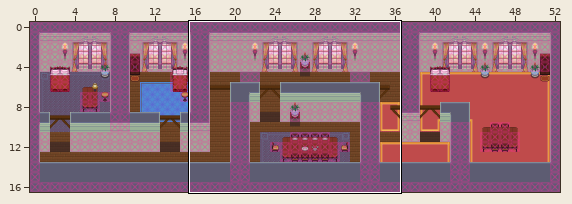
Tiled map, stored at maps/casern_north_2nd_floor.tmx. The first picture is a wide view before the edit; the outline marks the close-up.
Close-up. Old version:
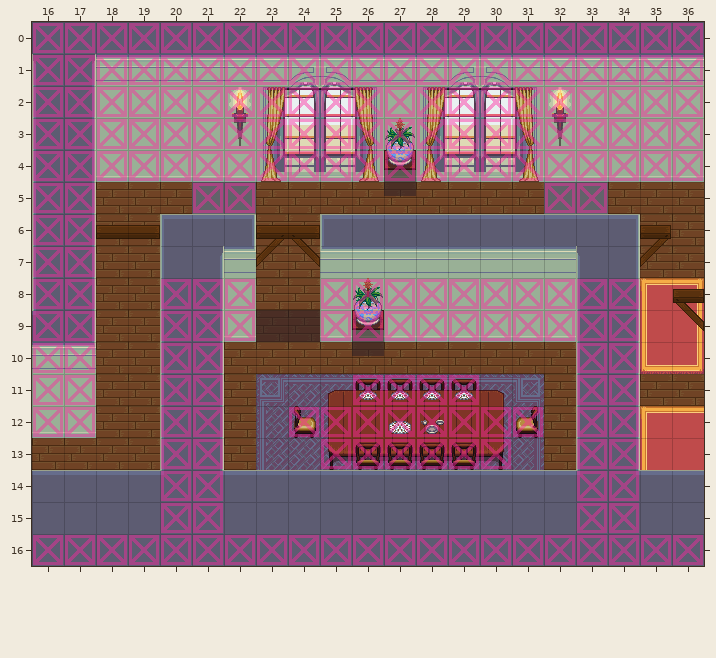
Cells are 32x32 px. Shown: x 16..36, y 0..16. The commit also changed other parts of the map, which this record leaves out. Not drawn, because the pictures are missing: unchanged layer "Stairs".
Once edited:
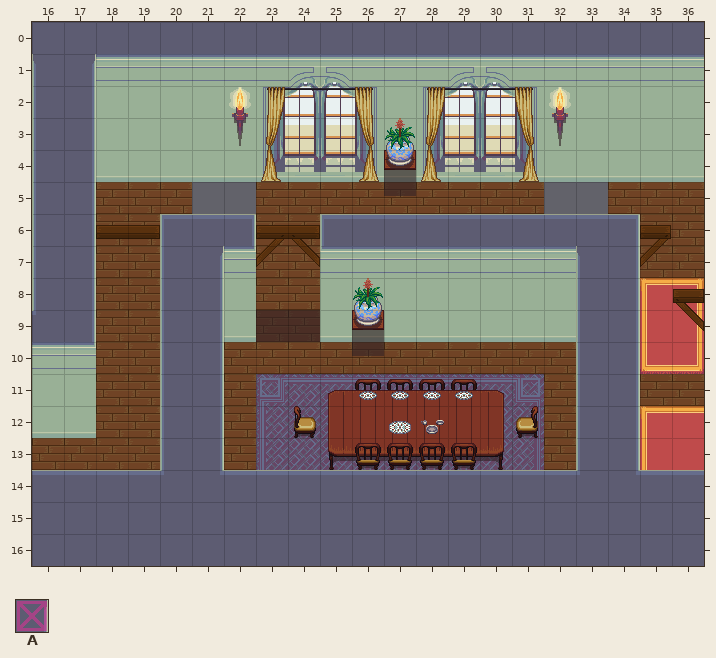
Key: from "collision": A 1.
_ is an empty cell, . an unchanged one.
See-through tiles are keyed as they look on the map.
The exact change:
--- layer "Collision" (now hidden)
@@ x 16..36 @@
- 0 AAAAAAAAAAAAAAAAAAAAA
- 1 AAAAAAAAAAAAAAAAAAAAA
- 2 AAAAAAAAAAAAAAAAAAAAA
- 3 AAAAAAAAAAAAAAAAAAAAA
- 4 AAAAAAAAAAAAAAAAAAAAA
- 5 AA...AA.........AA...
- 6 AA...................
- 7 AA...................
- 8 AA..AAA..AAAAAAAAAA..
- 9 AA..AAA..AAAAAAAAAA..
-10 AA..AA...........AA..
-11 AA..AA....AAAA...AA..
-12 AA..AA..AAAAAAAA.AA..
-13 ....AA...AAAAAA..AA..
-14 ....AA...........AA..
-15 ....AA...........AA..
-16 AAAAAAAAAAAAAAAAAAAAA
+ 0 _____________________
+ 1 _____________________
+ 2 _____________________
+ 3 _____________________
+ 4 _____________________
+ 5 __...__.........__...
+ 6 __...................
+ 7 __...................
+ 8 __..___..__________..
+ 9 __..___..__________..
+10 __..__...........__..
+11 __..__....____...__..
+12 __..__..________.__..
+13 ....__...______..__..
+14 ....__...........__..
+15 ....__...........__..
+16 _____________________
Where, in picture pixels (left, top, right, bottom), the same in both close-ups:
removed: (33, 23, 703, 565)
